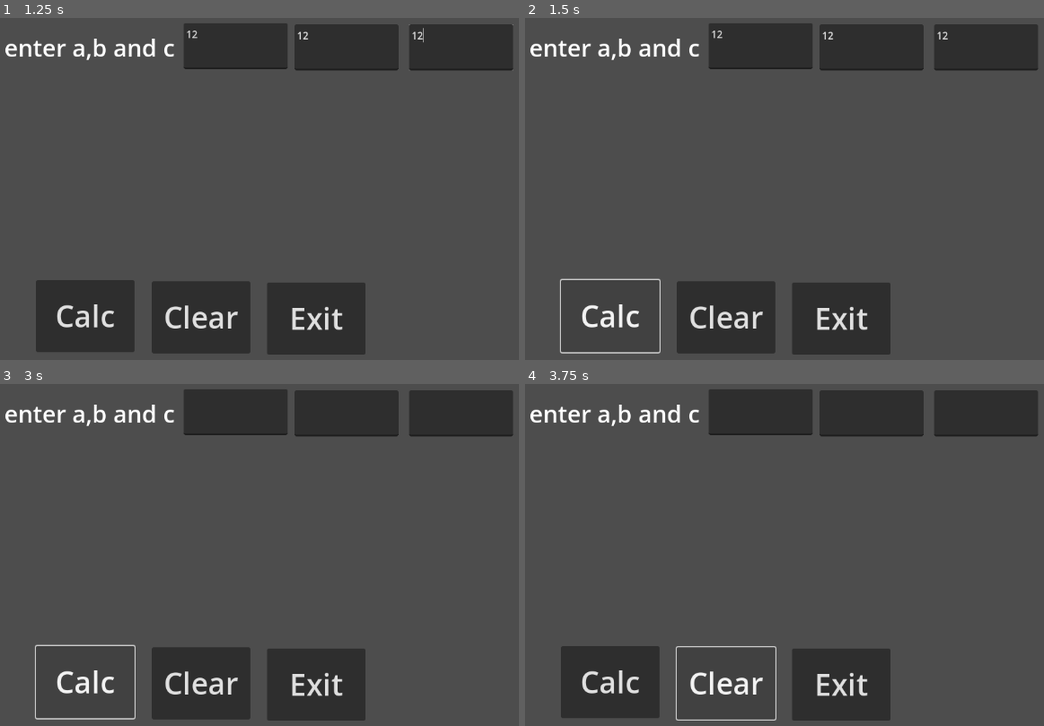
Above: before the commit, frames 1-4 (two rows, left to right).
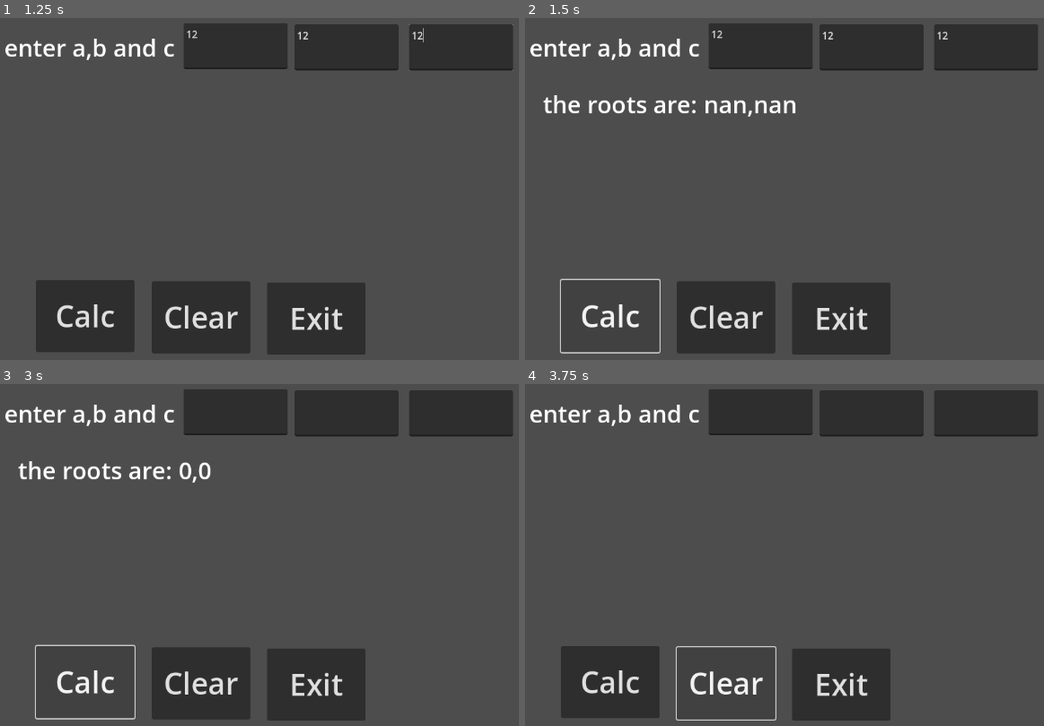
Above: after the commit, the same moments.

Repository: ghost640/game-design-1
Game: Godot game, scene res://prog_58b.tscn
Same seed, same stepped clock (60 frames per second), same inputs: the game is played once before the commit and once after it. The project has no main scene, so this scene is started directly.
Inputs (mouse positions are in pixels of both pictures, inside the frame that each line leads up to):
- Up to frame 1 (1.25 s): click (233, 45) at 0.52 s; type "12" at 0.6 s; click (347, 48) at 0.75 s; type "12" at 0.83 s; click (461, 48) at 0.98 s; type "12" at 1.07 s
- Up to frame 2 (1.5 s): click "Calc" at 1.25 s
- Up to frame 3 (3 s): click "Clear" at 2 s; click "Calc" at 2.75 s
- Up to frame 4 (3.75 s): click "Clear" at 3.5 s

Frame 1 is identical in both runs. In frame 2, 1.0% of the frame differs, in the area x 3-53%, y 22-29%; in frame 3, 0.7%; in frame 4, nothing differs.

Commit message:
update 9/10

Diff:
--- a/prog_58b.gd
+++ b/prog_58b.gd
@@ -6,7 +6,9 @@
 	var a = int($txtA.text)
 	var b = int($txtB.text)
 	var c = int($txtC.text)
-
+	var Root1 = (-b + sqrt(b * b - 4 * a * c)) / 2 * a
+	var Root2 = (-b - sqrt(b * b - 4 * a * c)) / 2 * a
+	$lblRoot.text = "the roots are: " + str(Root1) + "," + str(Root2)
 
 func _on_btn_clear_pressed() -> void:
 	$txtA.text = ""
